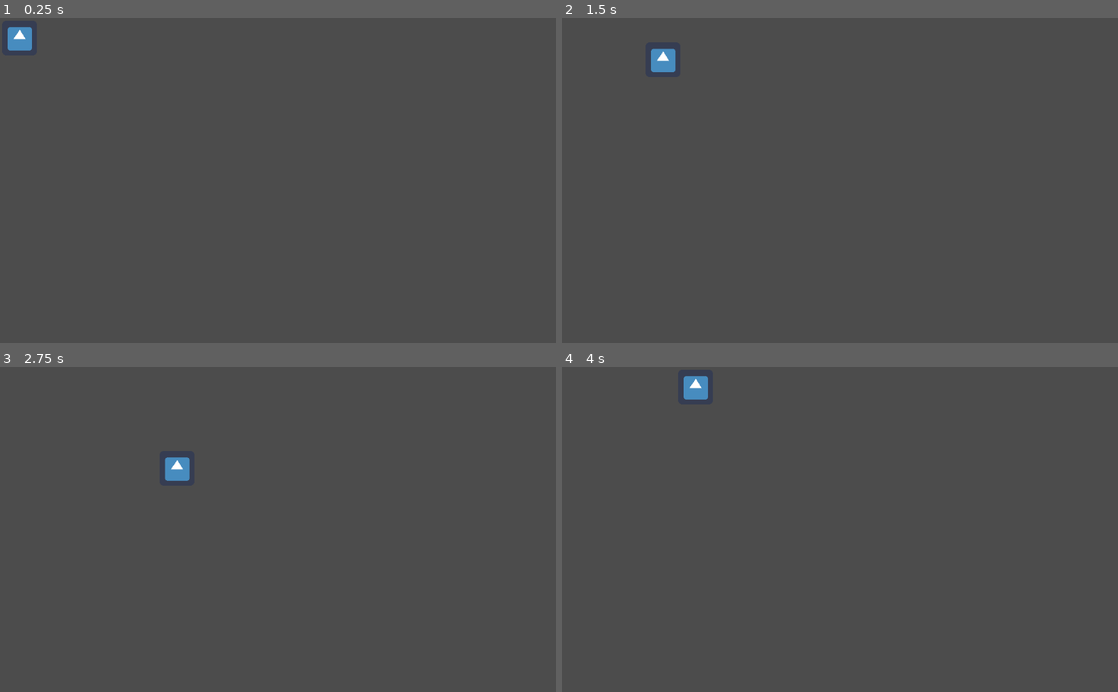
Above: before the commit, frames 1-4 (two rows, left to right).
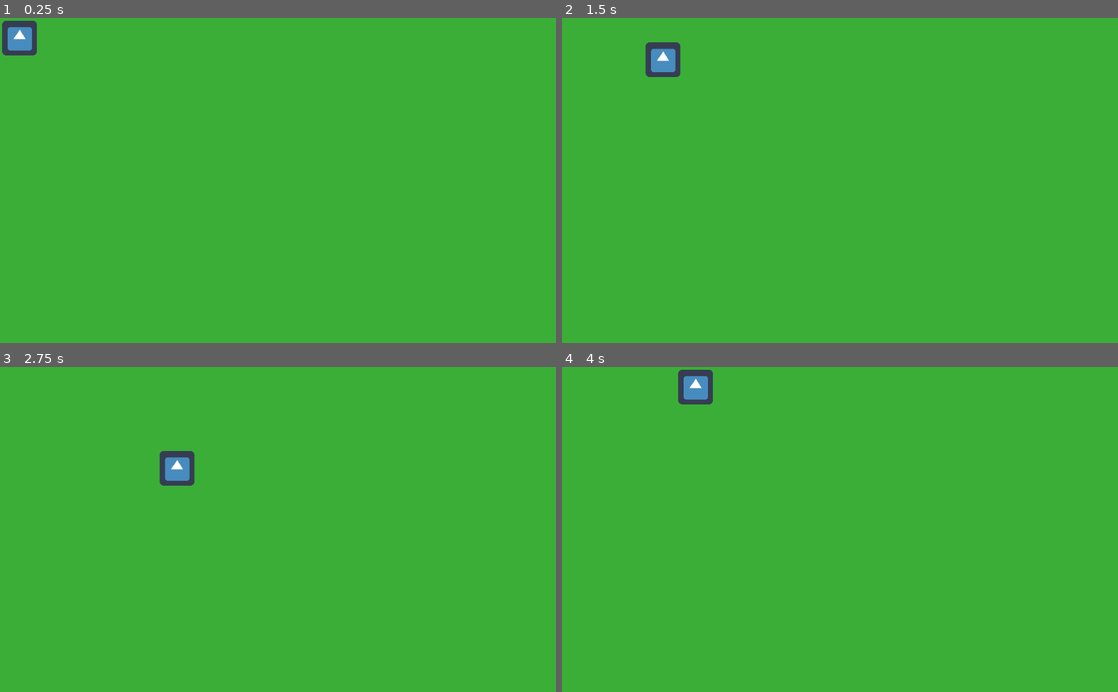
Above: after the commit, the same moments.

Repository: Amegatron/godot-bomberman
Game: Godot game, scene res://scenes/TestLevel.tscn
Two runs of this game, one before a commit and one after it. Both use one fixed random seed, a clock stepped at 60 frames per second and the inputs below. The project has no main scene, so this scene is started directly. The engine's default icon, where the game draws it, is replaced by a stand-in: a white triangle on a blue panel in a dark square.
Inputs:
- Up to frame 1 (0.25 s): no input
- Up to frame 2 (1.5 s): tap Enter (ui_accept) at 0.5, 0.6, 0.77, 1.07, 1.35 s; hold Right (ui_right) 0.53-1.28 s; hold Down (ui_down) from 1.28 s (still down)
- Up to frame 3 (2.75 s): tap Enter (ui_accept) at 1.52, 1.82, 2.1 s; release Down (ui_down) at 2.03 s; hold Right (ui_right) from 2.03 s (still down)
- Up to frame 4 (4 s): release Right (ui_right) at 2.78 s; hold Up (ui_up) 2.78-3.53 s; tap Enter (ui_accept) at 2.85, 3.02, 3.32, 3.6, 3.77 s; hold Left (ui_left) from 3.53 s (still down)

The runs differ from the first frame. In frame 1, 99% of the frame differs, in the area x 0-100%, y 0-100%; in frame 2, 99%; in frame 3, 99%; in frame 4, 99%.
Error after the commit: Invalid call. Nonexistent function 'coords_to_map' in base 'Nil'. (res://src/objects/capabilities/PlantBomb.gd:15)

Commit message:
Further development

Diff:
--- a/project.godot
+++ b/project.godot
@@ -14,15 +14,35 @@
 "language": "GDScript",
 "path": "res://src/objects/entities/Block.gd"
 }, {
+"base": "Object",
+"class": "BlockFactory",
+"language": "GDScript",
+"path": "res://src/objects/factories/BlockFactory.gd"
+}, {
 "base": "Entity",
 "class": "Bomb",
 "language": "GDScript",
 "path": "res://src/objects/entities/Bomb.gd"
 }, {
+"base": "Object",
+"class": "BombFactory",
+"language": "GDScript",
+"path": "res://src/objects/factories/BombFactory.gd"
+}, {
+"base": "TakeDamageCapability",
+"class": "BombTakeDamageCapability",
+"language": "GDScript",
+"path": "res://src/objects/capabilities/damages/BombTakeDamage.gd"
+}, {
 "base": "Entity",
 "class": "Bricks",
 "language": "GDScript",
 "path": "res://src/objects/entities/Bricks.gd"
+}, {
+"base": "Object",
+"class": "BricksFactory",
+"language": "GDScript",
+"path": "res://src/objects/factories/BricksFactory.gd"
 }, {
 "base": "Resource",
 "class": "Capability",
@@ -48,6 +68,16 @@
 "class": "ExplodeCapability",
 "language": "GDScript",
 "path": "res://src/objects/capabilities/Explode.gd"
+}, {
+"base": "Entity",
+"class": "Explosion",
+"language": "GDScript",
+"path": "res://src/objects/entities/Explosion.gd"
+}, {
+"base": "Object",
+"class": "ExplosionFactory",
+"language": "GDScript",
+"path": "res://src/objects/factories/ExplosionFactory.gd"
 }, {
 "base": "Object",
 "class": "Map",
@@ -78,22 +108,34 @@
 "class": "SimpleMapGenerator",
 "language": "GDScript",
 "path": "res://src/objects/generators/SimpleMapGenerator.gd"
+}, {
+"base": "Capability",
+"class": "TakeDamageCapability",
+"language": "GDScript",
+"path": "res://src/objects/capabilities/TakeDamage.gd"
 } ]
 _global_script_class_icons={
 "Block": "",
+"BlockFactory": "",
 "Bomb": "",
+"BombFactory": "",
+"BombTakeDamageCapability": "",
 "Bricks": "",
+"BricksFactory": "",
 "Capability": "",
 "DetonateCapability": "",
 "Enemy": "",
 "Entity": "",
 "ExplodeCapability": "",
+"Explosion": "",
+"ExplosionFactory": "",
 "Map": "",
 "MapGenerator": "",
 "MoveCapability": "",
 "PlantBombCapability": "",
 "Player": "",
-"SimpleMapGenerator": ""
+"SimpleMapGenerator": "",
+"TakeDamageCapability": ""
 }
 
 [application]
@@ -101,9 +143,17 @@
 config/name="BombermanComposition"
 config/icon="res://icon.png"
 
+[layer_names]
+
+2d_physics/layer_1="player"
+2d_physics/layer_2="blocks"
+2d_physics/layer_3="bricks"
+2d_physics/layer_4="bombs"
+
 [rendering]
 
 quality/driver/driver_name="GLES2"
 vram_compression/import_etc=true
 vram_compression/import_etc2=false
+environment/default_clear_color=Color( 0.227451, 0.682353, 0.215686, 1 )
 environment/default_environment="res://default_env.tres"
--- /dev/null
+++ b/res/bricks_destroy.tres
@@ -0,0 +1,20 @@
+[gd_resource type="AnimatedTexture" load_steps=6 format=2]
+
+[ext_resource path="res://bricks_destroy_2.png" type="Texture" id=1]
+[ext_resource path="res://bricks_destroy_5.png" type="Texture" id=2]
+[ext_resource path="res://bricks_destroy_1.png" type="Texture" id=3]
+[ext_resource path="res://bricks_destroy_4.png" type="Texture" id=4]
+[ext_resource path="res://bricks_destroy_3.png" type="Texture" id=5]
+
+[resource]
+frames = 5
+oneshot = true
+frame_0/texture = ExtResource( 3 )
+frame_1/texture = ExtResource( 1 )
+frame_1/delay_sec = 0.0
+frame_2/texture = ExtResource( 5 )
+frame_2/delay_sec = 0.0
+frame_3/texture = ExtResource( 4 )
+frame_3/delay_sec = 0.0
+frame_4/texture = ExtResource( 2 )
+frame_4/delay_sec = 0.0
--- a/scenes/Bomb.tscn
+++ b/scenes/Bomb.tscn
@@ -1,24 +1,49 @@
-[gd_scene load_steps=6 format=2]
+[gd_scene load_steps=5 format=2]
 
 [ext_resource path="res://src/objects/entities/Bomb.gd" type="Script" id=1]
 [ext_resource path="res://bomb.png" type="Texture" id=2]
-[ext_resource path="res://src/objects/capabilities/Explode.gd" type="Script" id=3]
 
-[sub_resource type="Resource" id=2]
-resource_name = "explode"
-script = ExtResource( 3 )
-strength = 1.0
+[sub_resource type="RectangleShape2D" id=2]
+extents = Vector2( 30, 30 )
 
-[sub_resource type="CircleShape2D" id=1]
-radius = 28.5011
+[sub_resource type="Animation" id=3]
+resource_name = "bomb_idle_animation"
+loop = true
+tracks/0/type = "bezier"
+tracks/0/path = NodePath("Sprite:scale:x")
+tracks/0/interp = 1
+tracks/0/loop_wrap = true
+tracks/0/imported = false
+tracks/0/enabled = true
+tracks/0/keys = {
+"points": PoolRealArray( 1, -0.25, 0, 0.25, 0, 0.9, -0.25, 0, 0.25, 0, 1, -0.25, 0, 0.25, 0 ),
+"times": PoolRealArray( 0, 0.5, 1 )
+}
+tracks/1/type = "bezier"
+tracks/1/path = NodePath("Sprite:scale:y")
+tracks/1/interp = 1
+tracks/1/loop_wrap = true
+tracks/1/imported = false
+tracks/1/enabled = true
+tracks/1/keys = {
+"points": PoolRealArray( 1, -0.25, 0, 0.25, 0, 0.95, -0.25, 0, 0.25, 0, 1, -0.25, 0, 0.25, 0 ),
+"times": PoolRealArray( 0, 0.5, 1 )
+}
 
 [node name="Bomb" type="KinematicBody2D"]
+collision_layer = 2147483656
+collision_mask = 2147483663
 script = ExtResource( 1 )
-capabilities = [ SubResource( 2 ) ]
 
 [node name="Sprite" type="Sprite" parent="."]
 texture = ExtResource( 2 )
 
 [node name="CollisionShape2D" type="CollisionShape2D" parent="."]
 position = Vector2( -0.5, -0.5 )
-shape = SubResource( 1 )
+shape = SubResource( 2 )
+
+[node name="Timer" type="Timer" parent="."]
+one_shot = true
+
+[node name="AnimationPlayer" type="AnimationPlayer" parent="."]
+anims/bomb_idle_animation = SubResource( 3 )
--- /dev/null
+++ b/scenes/Bricks.tscn
@@ -0,0 +1,34 @@
+[gd_scene load_steps=10 format=2]
+
+[ext_resource path="res://src/objects/entities/Bricks.gd" type="Script" id=1]
+[ext_resource path="res://bricks.png" type="Texture" id=2]
+[ext_resource path="res://bricks_destroy_2.png" type="Texture" id=3]
+[ext_resource path="res://bricks_destroy_5.png" type="Texture" id=4]
+[ext_resource path="res://bricks_destroy_1.png" type="Texture" id=5]
+[ext_resource path="res://bricks_destroy_4.png" type="Texture" id=6]
+[ext_resource path="res://bricks_destroy_3.png" type="Texture" id=7]
+
+[sub_resource type="SpriteFrames" id=1]
+animations = [ {
+"frames": [ ExtResource( 2 ) ],
+"loop": true,
+"name": "default",
+"speed": 5.0
+}, {
+"frames": [ ExtResource( 5 ), ExtResource( 3 ), ExtResource( 7 ), ExtResource( 6 ), ExtResource( 4 ) ],
+"loop": false,
+"name": "death",
+"speed": 5.0
+} ]
+
+[sub_resource type="RectangleShape2D" id=2]
+extents = Vector2( 32, 32 )
+
+[node name="Bricks" type="KinematicBody2D"]
+script = ExtResource( 1 )
+
+[node name="AnimatedSprite" type="AnimatedSprite" parent="."]
+frames = SubResource( 1 )
+
+[node name="CollisionShape2D" type="CollisionShape2D" parent="."]
+shape = SubResource( 2 )
--- /dev/null
+++ b/scenes/Explosion.tscn
@@ -0,0 +1,20 @@
+[gd_scene load_steps=4 format=2]
+
+[ext_resource path="res://src/objects/entities/Explosion.gd" type="Script" id=1]
+[ext_resource path="res://fire_center.png" type="Texture" id=2]
+
+[sub_resource type="RectangleShape2D" id=1]
+extents = Vector2( 32, 32 )
+
+[node name="Explosion" type="KinematicBody2D"]
+script = ExtResource( 1 )
+
+[node name="Timer" type="Timer" parent="."]
+
+[node name="Area2D" type="Area2D" parent="."]
+
+[node name="Sprite" type="Sprite" parent="Area2D"]
+texture = ExtResource( 2 )
+
+[node name="CollisionShape2D" type="CollisionShape2D" parent="Area2D"]
+shape = SubResource( 1 )
--- a/scenes/Level.gd
+++ b/scenes/Level.gd
@@ -1,10 +1,52 @@
 extends Node2D
+
+var playerResource = preload("res://scenes/Player.tscn")
+var player
 
 var map
 
-func _init():
+const CELL_SIZE = 64
+
+onready var tileMap = $TileMap
+onready var entitiesContainer = $Entities
+
+# Called when the node enters the scene tree for the first time.
+func _ready():
 	map = Map.new(30, 20)
 	var generator = SimpleMapGenerator.new(map)
-# Called when the node enters the scene tree for the first time.
-func _ready():
-	pass # Replace with function body.
+	generator.generate(self)
+
+	tileMap.map = map
+	player = playerResource.instance()
+	player.position = Vector2(96, 96)
+	player.level = self
+	entitiesContainer.add_child(player)
+
+func _physics_process(delta):
+	var moveVector := Vector2()
+
+	if Input.is_action_pressed("ui_down"):
+		moveVector.y += 1
+	if Input.is_action_pressed("ui_up"):
+		moveVector.y -= 1
+	if Input.is_action_pressed("ui_left"):
+		moveVector.x -= 1
+	if Input.is_action_pressed("ui_right"):
+		moveVector.x += 1
+
+	if moveVector.length() > 0:
+		player.perform_action("Move", { "vector": moveVector.normalized() })
+
+	if Input.is_action_just_pressed("ui_accept"):
+		player.perform_action("PlantBomb")
+
+func map_coords_to_global(pos):
+	return Vector2((pos.x + 0.5) * CELL_SIZE, (pos.y + 0.5) * CELL_SIZE)
+
+func coords_to_map(pos):
+	return Vector2(floor(pos.x / float(CELL_SIZE)), floor(pos.y / float(CELL_SIZE)))
+
+func add_entity(entity, pos):
+	entity.position = map_coords_to_global(pos)
+	entity.level = self
+	entitiesContainer.add_child(entity)
--- a/scenes/Level.tscn
+++ b/scenes/Level.tscn
@@ -1,11 +1,21 @@
-[gd_scene load_steps=6 format=2]
+[gd_scene load_steps=10 format=2]
 
 [ext_resource path="res://bricks.png" type="Texture" id=1]
 [ext_resource path="res://src/TileMap.gd" type="Script" id=2]
 [ext_resource path="res://block.png" type="Texture" id=3]
 [ext_resource path="res://scenes/Level.gd" type="Script" id=4]
+[ext_resource path="res://res/bricks_destroy.tres" type="Texture" id=5]
 
-[sub_resource type="TileSet" id=1]
+[sub_resource type="ConvexPolygonShape2D" id=1]
+points = PoolVector2Array( 64, 64, 0, 64, 0, 0, 64, 0 )
+
+[sub_resource type="ConvexPolygonShape2D" id=2]
+points = PoolVector2Array( 64, 64, 0, 64, 0, 0, 64, 0 )
+
+[sub_resource type="ConvexPolygonShape2D" id=4]
+points = PoolVector2Array( 64, 64, 0, 64, 0, 0, 64, 0 )
+
+[sub_resource type="TileSet" id=3]
 0/name = "block.png 0"
 0/texture = ExtResource( 3 )
 0/tex_offset = Vector2( 0, 0 )
@@ -16,9 +26,16 @@
 0/navigation_offset = Vector2( 0, 0 )
 0/shape_offset = Vector2( 0, 0 )
 0/shape_transform = Transform2D( 1, 0, 0, 1, 0, 0 )
+0/shape = SubResource( 1 )
 0/shape_one_way = false
-0/shape_one_way_margin = 0.0
-0/shapes = [  ]
+0/shape_one_way_margin = 1.0
+0/shapes = [ {
+"autotile_coord": Vector2( 0, 0 ),
+"one_way": false,
+"one_way_margin": 1.0,
+"shape": SubResource( 1 ),
+"shape_transform": Transform2D( 1, 0, 0, 1, 0, 0 )
+} ]
 0/z_index = 0
 1/name = "bricks.png 1"
 1/texture = ExtResource( 1 )
@@ -30,15 +47,45 @@
 1/navigation_offset = Vector2( 0, 0 )
 1/shape_offset = Vector2( 0, 0 )
 1/shape_transform = Transform2D( 1, 0, 0, 1, 0, 0 )
+1/shape = SubResource( 2 )
 1/shape_one_way = false
-1/shape_one_way_margin = 0.0
-1/shapes = [  ]
+1/shape_one_way_margin = 1.0
+1/shapes = [ {
+"autotile_coord": Vector2( 0, 0 ),
+"one_way": false,
+"one_way_margin": 1.0,
+"shape": SubResource( 2 ),
+"shape_transform": Transform2D( 1, 0, 0, 1, 0, 0 )
+} ]
 1/z_index = 0
+2/name = "bricks_destroy.tres 2"
+2/texture = ExtResource( 5 )
+2/tex_offset = Vector2( 0, 0 )
+2/modulate = Color( 1, 1, 1, 1 )
+2/region = Rect2( 0, 0, 64, 64 )
+2/tile_mode = 0
+2/occluder_offset = Vector2( 0, 0 )
+2/navigation_offset = Vector2( 0, 0 )
+2/shape_offset = Vector2( 0, 0 )
+2/shape_transform = Transform2D( 1, 0, 0, 1, 0, 0 )
+2/shape = SubResource( 4 )
+2/shape_one_way = false
+2/shape_one_way_margin = 1.0
+2/shapes = [ {
+"autotile_coord": Vector2( 0, 0 ),
+"one_way": false,
+"one_way_margin": 1.0,
+"shape": SubResource( 4 ),
+"shape_transform": Transform2D( 1, 0, 0, 1, 0, 0 )
+} ]
+2/z_index = 0
 
 [node name="Level" type="Node2D"]
 script = ExtResource( 4 )
 
 [node name="TileMap" type="TileMap" parent="."]
-tile_set = SubResource( 1 )
+tile_set = SubResource( 3 )
 format = 1
 script = ExtResource( 2 )
+
+[node name="Entities" type="Node" parent="."]
--- a/scenes/Player.tscn
+++ b/scenes/Player.tscn
@@ -13,14 +13,17 @@
 [sub_resource type="Resource" id=2]
 resource_name = "plant_bomb"
 script = ExtResource( 2 )
-maxBombs = 1
+maxBombs = 2
 bombStrength = 1
+bombTimeout = 5
 
 [sub_resource type="CapsuleShape2D" id=3]
 radius = 30.8243
 height = 1.73837
 
 [node name="Player" type="KinematicBody2D"]
+collision_layer = 2147483649
+collision_mask = 15
 script = ExtResource( 3 )
 capabilities = [ SubResource( 1 ), SubResource( 2 ) ]
 
--- a/src/TileMap.gd
+++ b/src/TileMap.gd
@@ -6,7 +6,31 @@
 func _ready():
 	pass # Replace with function body.
 
-func _set_map(map):
+func _set_map(value):
+	if self.map != null:
+		self.map.disconnect("cell_changed", self, "_on_cell_changed")
+
+	map = value
 	for x in range(map.width):
 		for y in range(map.height):
-			set_cellv(Vector2(x, y), map.map[x][y])
+			_update_tile(Vector2(x, y))
+
+	map.connect("cell_changed", self, "_on_cell_changed")
+
+func _on_cell_changed(pos, value):
+	_update_tile(pos)
+	print("Cell changed: ", pos)
+
+func _update_tile(pos):
+	match map._get_cell_type(pos):
+		Map.CELL_ENTITY:
+			var entity = map.map[pos.x][pos.y]
+			if entity is Block:
+				set_cellv(pos, 0)
+#			elif entity is Bricks:
+#				if !entity.isDead:
+#					set_cellv(pos, 1)
+#				else:
+#					set_cellv(pos, 2)
+		_:
+			set_cellv(pos, -1)
--- a/src/objects/Capability.gd
+++ b/src/objects/Capability.gd
@@ -17,11 +17,16 @@
 func _set_owner(value):
 	if owner != null:
 		owner.disconnect("ready", self, "_on_owner_ready")
+		owner.disconnect("action_performed", self, "_on_owner_action_performed")
 		isOwnerReady = false
 
 	owner = value
 	owner.connect("ready", self, "_on_owner_ready")
+	owner.connect("action_performed", self, "_on_owner_action_performed")
 	isOwnerReady = owner.is_inside_tree()
 
 func _on_owner_ready():
 	isOwnerReady = true
+
+func _on_owner_action_performed(action, args):
+	pass
--- a/src/objects/Entity.gd
+++ b/src/objects/Entity.gd
@@ -8,6 +8,14 @@
 # Dictionary of capabilities
 var capabilitiesDict := {}
 var deferredRemoveCapabilites := {}
+
+var level
+
+var isDead := false
+
+signal action_performed(action, args)
+
+var beforeActionCallbacks := {}
 
 func _init():
 	pass
@@ -49,6 +57,47 @@
 		return null
 
 func perform_action(action, args := {}):
+	if !_check_before_action_callbacks(action, args):
+		return
+
 	var cap = get_capability(action)
 	if cap != null:
-		cap.perform(args);
+		var ret = cap.perform(args);
+		emit_signal("action_performed", action, ret)
+
+func _check_before_action_callbacks(action, args):
+	if !beforeActionCallbacks.has(action):
+		return true
+
+	var result = true
+	for i in beforeActionCallbacks[action]:
+		if beforeActionCallbacks[action][i].call_func(action, args):
+			result = false
+			break
+
+	return result
+
+func add_before_action_callback(action, funcRef):
+	if !beforeActionCallbacks.has(action):
+		beforeActionCallbacks[action] = {}
+
+	beforeActionCallbacks[action][funcRef] = true
+
+func remove_before_action_callback(action, funcRef):
+	if beforeActionCallbacks.has(action):
+		beforeActionCallbacks[action].erase(funcRef)
+
+var deathTimer
+
+func queue_death(after):
+	isDead = true
+	deathTimer = Timer.new()
+	deathTimer.wait_time = after
+	deathTimer.connect("timeout", self, "_on_death_timeout")
+	level.add_child(deathTimer)
+	deathTimer.start()
+
+func _on_death_timeout():
+	print("Entity: _on_death_timeout")
+	deathTimer.queue_free()
+	queue_free()
--- a/src/objects/Map.gd
+++ b/src/objects/Map.gd
@@ -7,8 +7,10 @@
 var height : int setget , _get_height
 var width : int setget , _get_width
 
-const CELL_BLOCK = 1
-const CELL_BRICKS = 2
+const CELL_EMPTY = 0
+const CELL_ENTITY = 1
+
+signal cell_changed(pos, value)
 
 func _init(w, h):
 	for _w in range(w):
@@ -18,8 +20,16 @@
 	height = h
 	width = w
 
-func setCell(x, y, value):
-	map[x][y] = value
+	for i in range(width):
+		for j in range(height):
+			map[i][j] = null
+
+func setCell(pos, value):
+	map[pos.x][pos.y] = value
+	emit_signal("cell_changed", pos, value)
+
+func getCell(pos):
+	return map[pos.x][pos.y]
 
 func _get_map():
 	return map
@@ -29,3 +39,13 @@
 
 func _get_width():
 	return width
+
+func _add_static_entity(entity, pos):
+	if _get_cell_type(pos) == CELL_EMPTY:
+		setCell(pos, entity)
+
+func _get_cell_type(pos):
+	if !map[pos.x][pos.y]:
+		return CELL_EMPTY
+	else:
+		return CELL_ENTITY
--- a/src/objects/MapGenerator.gd
+++ b/src/objects/MapGenerator.gd
@@ -5,30 +5,30 @@
 var map
 
 func _init(m):
-	m = map
+	map = m
 
-func generate():
+func generate(level):
 	pass
 
 func _place_grid():
-	var height = map.hegiht
+	var height = map.height
 	var width = map.width
 
 	for w in range(width/2):
 		for h in range(height/2):
-			map.setCell(w*2, h*2, Map.CELL_BLOCK)
+			map.setCell(Vector2(w*2, h*2), BlockFactory.create())
 
 func _place_borders():
-	var height = map.hegiht
+	var height = map.height
 	var width = map.width
 
 	#
 	# Borders
 	#
 	for w in range(width):
-		map.setCell(w, 0, Map.CELL_BLOCK)
-		map.setCell(w, height - 1, Map.CELL_BLOCK)
+		map.setCell(Vector2(w, 0), BlockFactory.create())
+		map.setCell(Vector2(w, height - 1), BlockFactory.create())
 
 	for h in range(height):
-		map.setCell(0, h, Map.CELL_BLOCK)
-		map.setCell(width - 1, h, Map.CELL_BLOCK)
+		map.setCell(Vector2(0, h), BlockFactory.create())
+		map.setCell(Vector2(width - 1, h), BlockFactory.create())
--- a/src/objects/capabilities/Detonate.gd
+++ b/src/objects/capabilities/Detonate.gd
@@ -23,3 +23,6 @@
 func _on_bomb_planted():
 	#TODO: impleent bomb queue
 	pass
+
+func _on_owner_action_performed(action, args):
+	pass
--- a/src/objects/capabilities/Explode.gd
+++ b/src/objects/capabilities/Explode.gd
@@ -2,7 +2,7 @@
 
 class_name ExplodeCapability
 
-export var strength : float = 1.0
+export var strength : int = 1
 
 func _init():
 	capabilityName = "Explode"
@@ -11,4 +11,49 @@
 	pass # Replace with function body.
 
 func perform(args):
-	pass
+	# Prevent cyclic explosion with adjacent bombs
+	owner.remove_capability(capabilityName)
+	owner.remove_capability("TakeDamage")
+
+	var pos = owner.level.coords_to_map(owner.position)
+
+	for i in range(strength):
+		var testEntity = owner.level.map.getCell(Vector2(pos.x, pos.y - i - 1))
+		if testEntity:
+			testEntity.perform_action("TakeDamage")
+			break
+		else:
+			var explosion = ExplosionFactory.create(ExplosionFactory.DIR_VERTICAL)
+			owner.level.add_entity(explosion, Vector2(pos.x, pos.y - i - 1))
+
+	for i in range(strength):
+		var testEntity = owner.level.map.getCell(Vector2(pos.x, pos.y + i + 1))
+		if testEntity:
+			testEntity.perform_action("TakeDamage")
+			break
+		else:
+			var explosion = ExplosionFactory.create(ExplosionFactory.DIR_VERTICAL)
+			owner.level.add_entity(explosion, Vector2(pos.x, pos.y + i + 1))
+
+	for i in range(strength):
+		var testEntity = owner.level.map.getCell(Vector2(pos.x - i - 1, pos.y))
+		if testEntity:
+			testEntity.perform_action("TakeDamage")
+			break
+		else:
+			var explosion = ExplosionFactory.create(ExplosionFactory.DIR_HORIZONTAL)
+			owner.level.add_entity(explosion, Vector2(pos.x - i - 1, pos.y))
+
+	for i in range(strength):
+		var testEntity = owner.level.map.getCell(Vector2(pos.x + i + 1, pos.y))
+		if testEntity:
+			testEntity.perform_action("TakeDamage")
+			break
+		else:
+			var explosion = ExplosionFactory.create(ExplosionFactory.DIR_HORIZONTAL)
+			owner.level.add_entity(explosion, Vector2(pos.x + i + 1, pos.y))
+
+	var explosion = ExplosionFactory.create(ExplosionFactory.DIR_CROSS)
+	owner.level.add_entity(explosion, Vector2(pos.x, pos.y))
+
+	owner.queue_free();
--- a/src/objects/capabilities/PlantBomb.gd
+++ b/src/objects/capabilities/PlantBomb.gd
@@ -2,15 +2,31 @@
 
 class_name PlantBombCapability
 
-export var maxBombs : int = 1;
+export var maxBombs : int = 2;
 export var bombStrength : int = 1;
+export var bombTimeout : int = 5;
 
-var currentBombs = [];
-
-signal bomb_planted #TODO: bomb as argument
+var bombCounter : int = 0
 
 func _init():
 	capabilityName = "PlantBomb"
 
 func perform(args):
-	print("Planting bomb")
+	var ownerPos = owner.level.coords_to_map(owner.position)
+	if bombCounter < maxBombs && owner.level.map._get_cell_type(ownerPos) == Map.CELL_EMPTY:
+		_plat_bomb()
+		bombCounter += 1
+		print(bombCounter)
+
+func _plat_bomb():
+	var bomb = BombFactory.create(bombTimeout, bombStrength)
+	bomb.connect("action_performed", self, "_on_bomb_action_performed")
+	bomb.z_index = owner.z_index - 1
+	owner.add_collision_exception_with(bomb)
+	var pos = owner.level.coords_to_map(owner.position)
+	owner.level.map.setCell(pos, bomb)
+	owner.level.add_entity(bomb, pos)
+
+func _on_bomb_action_performed(action, args):
+	if action == "Explode" && bombCounter > 0:
+		bombCounter -= 1
--- /dev/null
+++ b/src/objects/capabilities/TakeDamage.gd
@@ -0,0 +1,10 @@
+extends Capability
+
+class_name TakeDamageCapability
+
+func _init():
+	capabilityName = "TakeDamage"
+
+func perform(args):
+	#print(owner, " took damage")
+	owner.queue_death(1)
--- /dev/null
+++ b/src/objects/capabilities/damages/BombTakeDamage.gd
@@ -0,0 +1,6 @@
+extends TakeDamageCapability
+
+class_name BombTakeDamageCapability
+
+func perform(args):
+	owner.perform_action("Explode", {})
--- a/src/objects/entities/Bomb.gd
+++ b/src/objects/entities/Bomb.gd
@@ -2,5 +2,28 @@
 
 class_name Bomb
 
+export var timeout : int setget _set_timeout
+
+var timer
+var isIgnored : bool = true
+
 func _ready():
-	pass # Replace with function body.
+	timer = $Timer
+	timer.connect("timeout", self, "_on_timeout")
+	self.timeout = timeout
+	$AnimationPlayer.play("bomb_idle_animation")
+
+func _physics_process(delta):
+	if isIgnored && !$CollisionShape2D.shape.collide(transform, level.player.get_node("CollisionShape2D").shape, level.player.transform):
+		isIgnored = false
+		level.player.remove_collision_exception_with(self)
+
+func _set_timeout(value):
+	timeout = value
+	if timer:
+		timer.wait_time = timeout
+		timer.start()
+
+func _on_timeout():
+	print("Exploded!")
+	perform_action("Explode", {})
--- a/src/objects/entities/Bricks.gd
+++ b/src/objects/entities/Bricks.gd
@@ -2,5 +2,17 @@
 
 class_name Bricks
 
+onready var sprite = $AnimatedSprite
+
 func _ready():
 	pass # Replace with function body.
+
+func queue_death(after):
+	.queue_death(after)
+	sprite.play("death")
+	level.map.emit_signal("cell_changed", level.coords_to_map(position), self)
+
+func _on_death_timeout():
+	print("Bricks: _on_death_timeout")
+	level.map.setCell(level.coords_to_map(position), null)
+	._on_death_timeout()
--- /dev/null
+++ b/src/objects/entities/Explosion.gd
@@ -0,0 +1,13 @@
+extends Entity
+
+class_name Explosion
+
+onready var timer = $Timer
+
+# Called when the node enters the scene tree for the first time.
+func _ready():
+	timer.connect("timeout", self, "_on_timeout")
+	timer.start()
+
+func _on_timeout():
+	queue_free()
--- /dev/null
+++ b/src/objects/factories/BlockFactory.gd
@@ -0,0 +1,6 @@
+extends Object
+
+class_name BlockFactory
+
+static func create():
+	return Block.new();
--- /dev/null
+++ b/src/objects/factories/BombFactory.gd
@@ -0,0 +1,17 @@
+extends Object
+
+class_name BombFactory
+
+static func create(timeout = 5, strength = 1):
+	var bomb = load("res://scenes/Bomb.tscn").instance()
+
+	bomb.timeout = timeout
+
+	var cap = ExplodeCapability.new()
+	cap.strength = strength
+	bomb.add_capability(cap)
+
+	cap = BombTakeDamageCapability.new()
+	bomb.add_capability(cap)
+
+	return bomb
--- /dev/null
+++ b/src/objects/factories/BricksFactory.gd
@@ -0,0 +1,9 @@
+extends Object
+
+class_name BricksFactory
+
+static func create():
+	var bricks = load("res://scenes/Bricks.tscn").instance()
+	var damageCap = TakeDamageCapability.new()
+	bricks.add_capability(damageCap)
+	return bricks
--- /dev/null
+++ b/src/objects/factories/ExplosionFactory.gd
@@ -0,0 +1,23 @@
+extends Object
+
+class_name ExplosionFactory
+
+const DIR_CROSS = 0
+const DIR_VERTICAL = 1
+const DIR_HORIZONTAL = 2
+
+static func create(direction, duration = 1):
+	var explosion = load("res://scenes/Explosion.tscn").instance()
+	var texture
+	match direction:
+		DIR_CROSS:
+			texture = load("res://fire_center.png")
+		DIR_HORIZONTAL:
+			texture = load("res://fire_horizontal.png")
+		DIR_VERTICAL:
+			texture = load("res://fire_vertical.png")
+
+	explosion.get_node("Area2D").get_node("Sprite").texture = texture
+	explosion.get_node("Timer").wait_time = duration
+
+	return explosion
--- a/src/objects/generators/SimpleMapGenerator.gd
+++ b/src/objects/generators/SimpleMapGenerator.gd
@@ -2,14 +2,18 @@
 
 class_name SimpleMapGenerator
 
-var bricksPercentage := 20
+var bricksPercentage := 10
 var mapSeed : int setget _set_seed
 
-func generate():
+func _init(m).(m):
+	pass
+
+func generate(level):
 	_place_borders()
 	_place_grid()
 
 	var bricksAmount = floor(map.width * map.height * bricksPercentage / 100);
+	print("bricksAmount == ", bricksAmount)
 
 	if !mapSeed:
 		randomize()
@@ -25,15 +29,19 @@
 				break
 
 			# Bricks can only be on odd coordinates
-			var x = (randi() % (map.width / 2)) * 2 + 1
-			var y = (randi() % (map.height / 2)) * 2 + 1
+			var x = randi() % map.width
+			var y = randi() % map.height
 
 			# Make sure upper-left corder is free from bricks
 			if x == 1 && y == 1 || x == 1 && y == 2 || x == 2 && y == 1:
 				continue
 
-			if map.map[x][y] != Map.CELL_BLOCK && map.map[x][y] != Map.CELL_BRICKS:
-				map.setCell(x, y, Map.CELL_BRICKS)
+			if map._get_cell_type(Vector2(x, y)) == Map.CELL_EMPTY:
+				var bricks = BricksFactory.create()
+				bricks.level = level
+				# bricks.position = Vector2(x, y)
+				map.setCell(Vector2(x, y), bricks)
+				level.add_entity(bricks, Vector2(x, y))
 				break
 
 func _set_seed(value):
Binary file changed: block.png
Binary file changed: bricks.png
Binary file added: bricks_destroy_1.png
Not shown, added: bricks_destroy_1.png.import
Binary file added: bricks_destroy_2.png
Not shown, added: bricks_destroy_2.png.import
Binary file added: bricks_destroy_3.png
Not shown, added: bricks_destroy_3.png.import
Binary file added: bricks_destroy_4.png
Not shown, added: bricks_destroy_4.png.import
Binary file added: bricks_destroy_5.png
Not shown, added: bricks_destroy_5.png.import
(and 2 more such lines)
